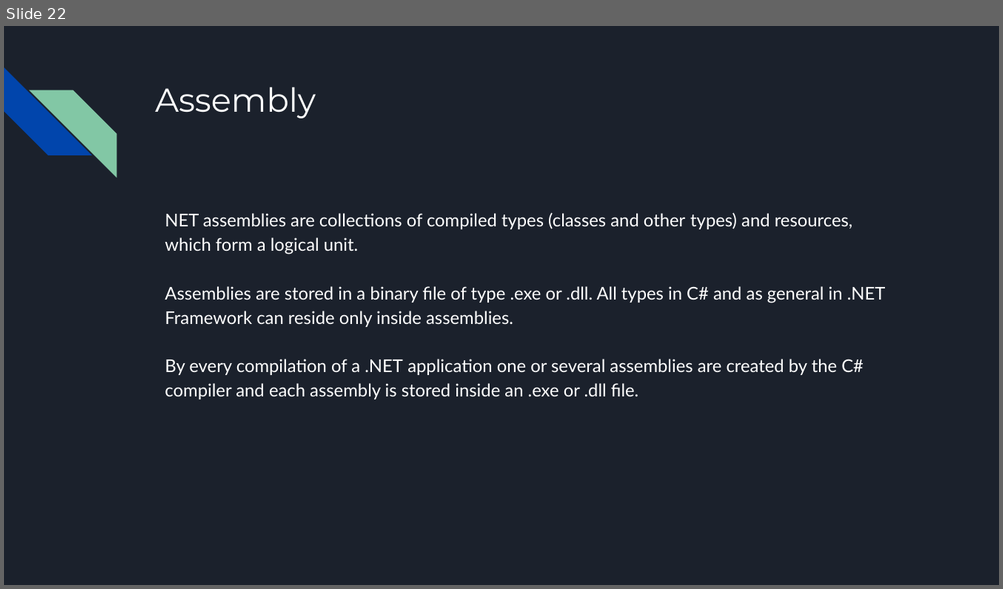
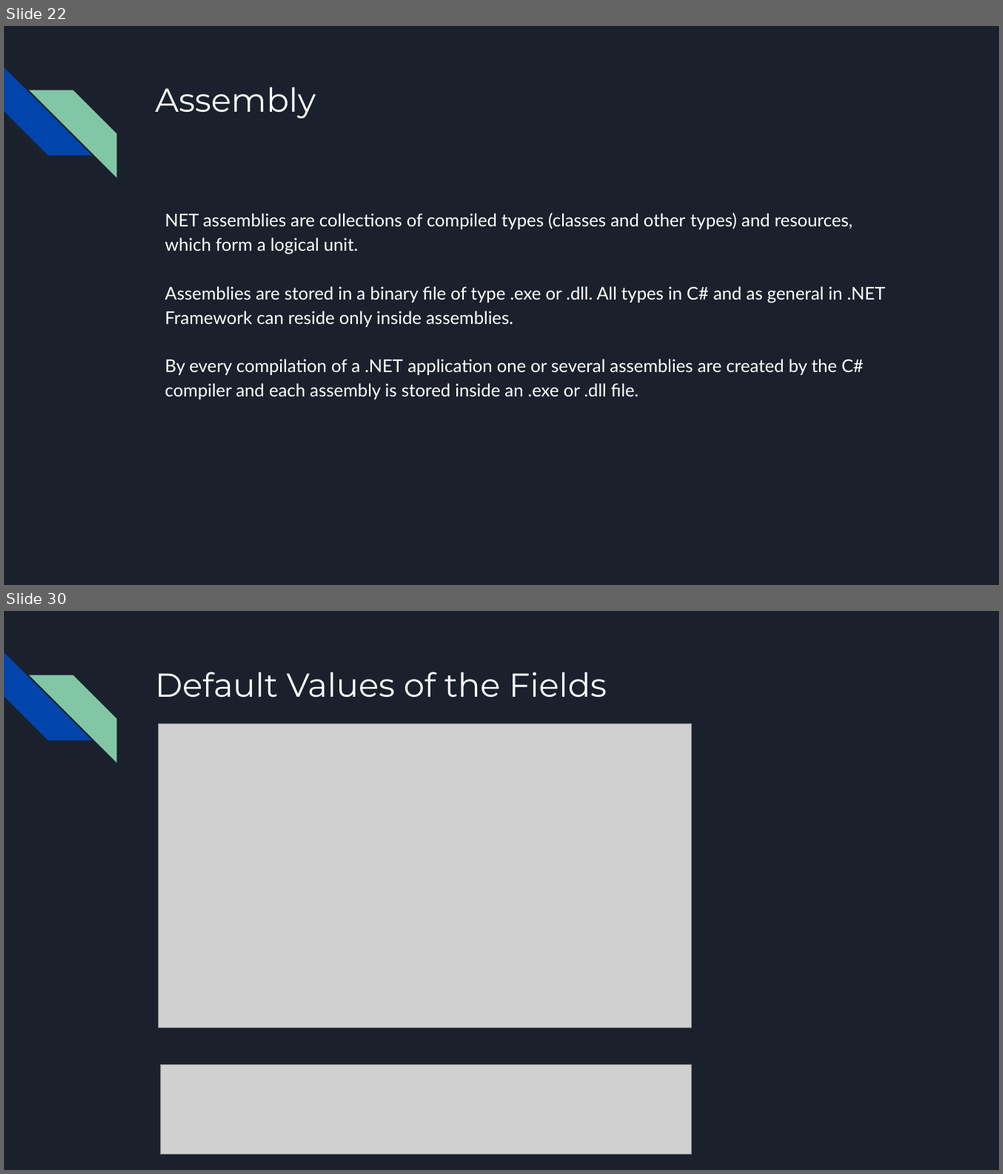
Before and after one commit to bulhard/Principles_Of_Programming, a slide deck: _Presentations/03 Defining classes.pptx. Shown one above the other, each under a label of ours: slide 22 before the commit, slides 22 and 30 after it; the slides between them are not shown. The pictures are 1003x589 and 1003x1174 pixels, drawn with LibreOffice and Linux fonts; fonts in the diff are those of the drawing; grey boxes stand for pictures. Boxes give left, top, right and bottom in pixels: in the first picture for what was removed or moved away, otherwise in the second. Text is boxed around its words. In the diff, an @@ line names an element or a change of style, - is before the commit and + after.

```diff
--- a/_Presentations/03 Defining classes.pptx
+++ b/_Presentations/03 Defining classes.pptx
@@ slide 30 added at (4,611,999,1170), background #1B212C; not listed: 2 template elements that a slide beside it also shows @@
@@ title added at (155,672,606,698), 32 pt, text #FFFFFF @@
+Default Values of the Fields
@@ picture added at (159,723,692,1028) @@
@@ picture added at (161,1065,691,1155) @@
```
Also in this commit, not shown: 42 other slides added, 6 other files.
